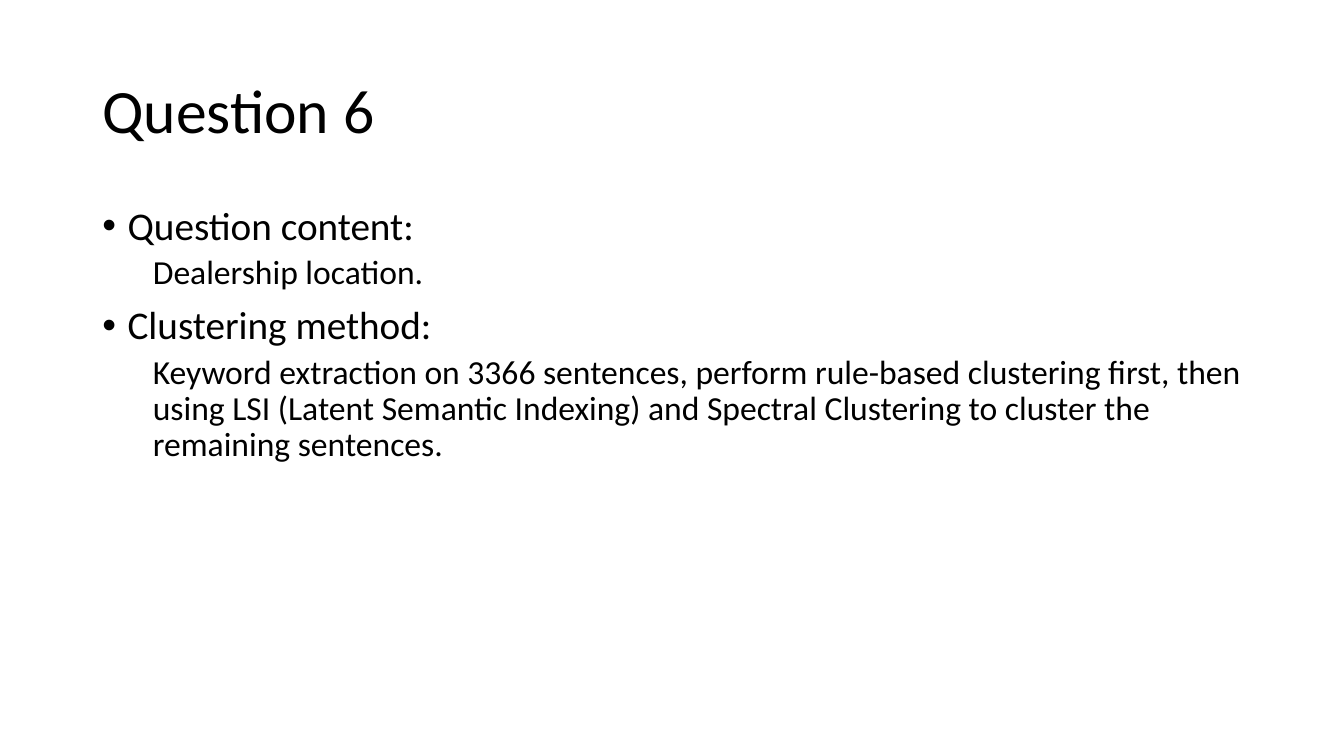
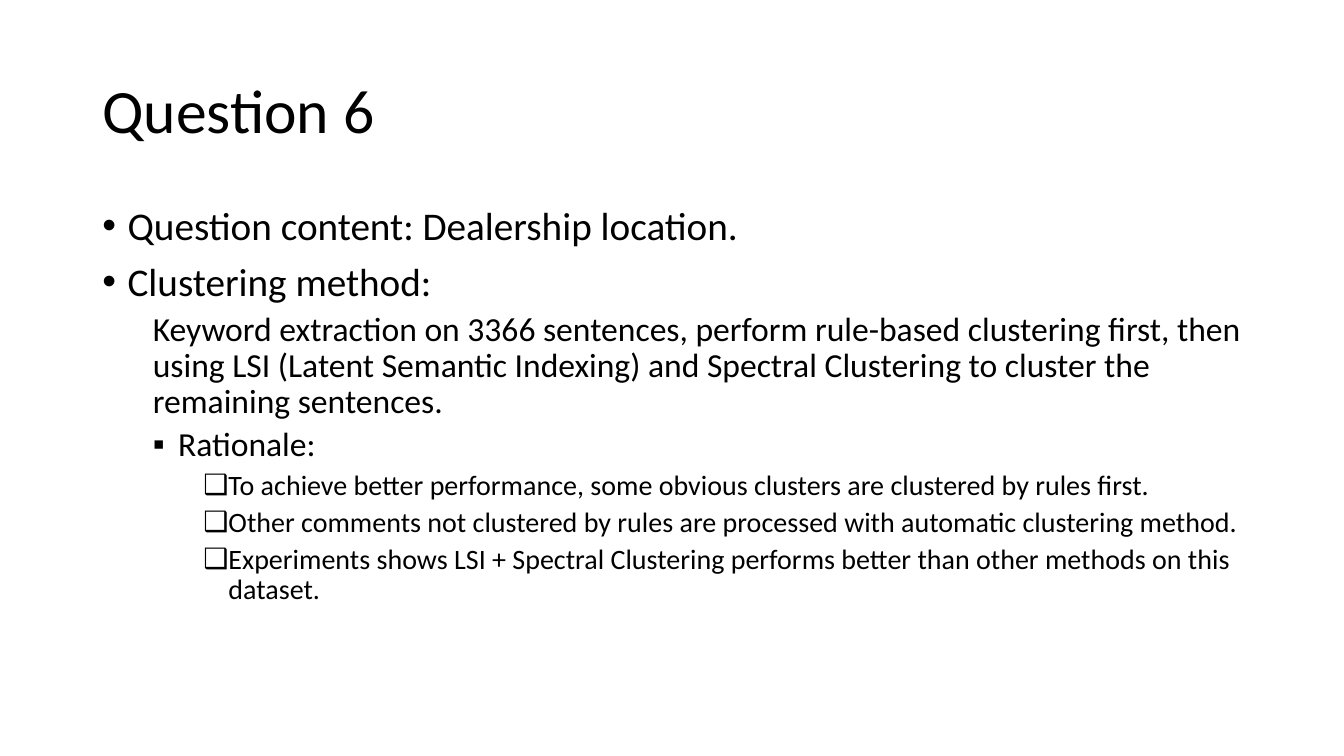
Before and after one commit to Li-Pengfei/review_clustering_Deloitte, a slide deck: slide 20 of Clustering_results_for_Deloitte_v1.pptx (slide 12 before the commit). Drawn at 1344x756 pixels with LibreOffice and Linux fonts; fonts in the diff are those of the drawing. Boxes give left, top, right and bottom in pixels: in the first picture for what was removed or moved away, otherwise in the second. Text is boxed around its words. In the diff, an @@ line names an element or a change of style, - is before the commit and + after.

```diff
--- a/Clustering_results_for_Deloitte_v1.pptx
+++ b/Clustering_results_for_Deloitte_v1.pptx
@@ text at [128,212,738,247]: text changed; size 24 to 28 pt @@
-• Question content:
-  Dealership location.
+• Question content: Dealership location.
@@ text at [178,432,1237,600]: paragraphs added @@
+  ▪ Rationale:
+    ❑ To achieve better performance, some obvious clusters are clustered by rules first.
+    ❑ Other comments not clustered by rules are processed with automatic clustering method.
+    ❑ Experiments shows LSI + Spectral Clustering performs better than other methods on this dataset.
```
Also in this commit, not shown: 12 other slides changed, 13 slides added, 15 other files.
